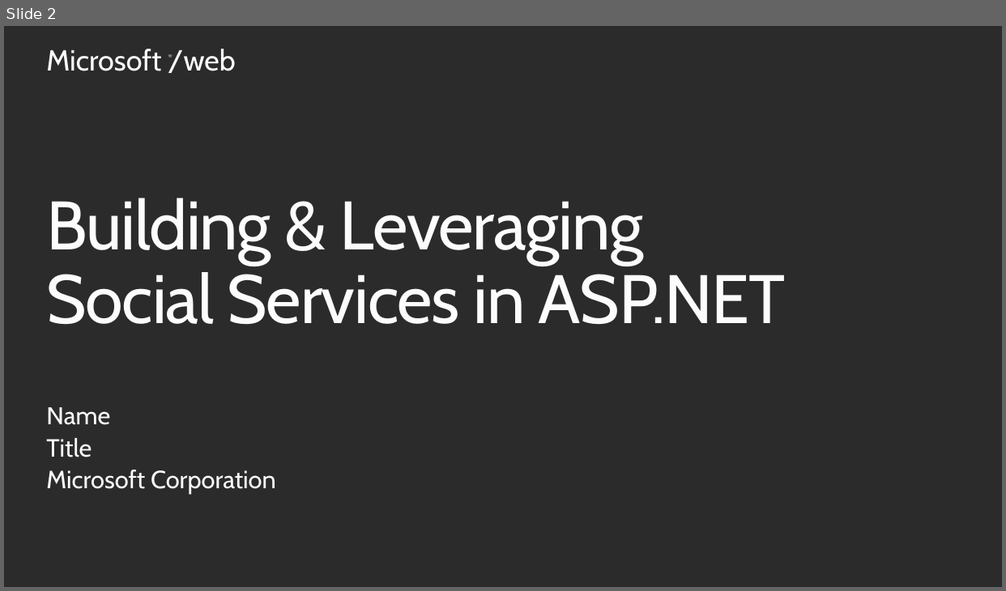
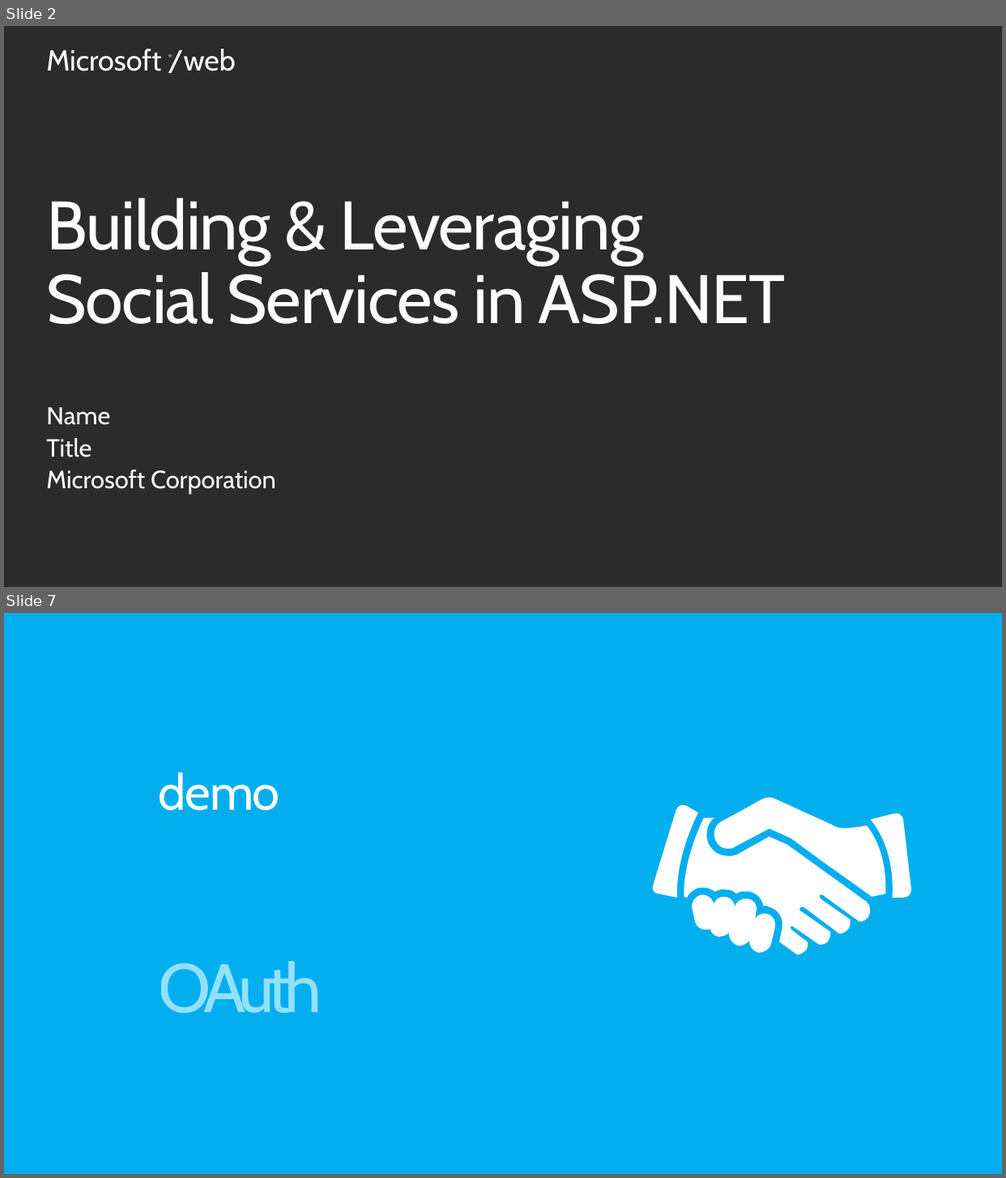
Before and after one commit to Microsoft-Web/PRESENTATION-BuildingSocialWebApps, a slide deck: BuildingAndLeveragingSocialServices.pptx. Shown one above the other, each under a label of ours: slide 2 before the commit, slides 2 and 7 after it; the slides between them are not shown. The pictures are 1006x591 and 1006x1178 pixels, drawn with LibreOffice and Linux fonts; fonts in the diff are those of the drawing; background and template pictures are left out; a plain dark background stands for a picture behind light text. Boxes give left, top, right and bottom in pixels: in the first picture for what was removed or moved away, otherwise in the second. Text is boxed around its words. In the diff, an @@ line names an element or a change of style, - is before the commit and + after.

```diff
--- a/BuildingAndLeveragingSocialServices.pptx
+++ b/BuildingAndLeveragingSocialServices.pptx
@@ slide 7 added at (4,613,1002,1174), background #00AEEF @@
@@ title added at (159,773,280,811), 48 pt, text #FFFFFF at 98% opacity @@
+demo
@@ group added at (651,796,911,955): 5 freeform shapes @@
@@ text added at (159,961,322,1013), 66 pt, text #93E2FF @@
+OAuth
```
Also in this commit, not shown: 11 other slides added, 1 slide removed.
